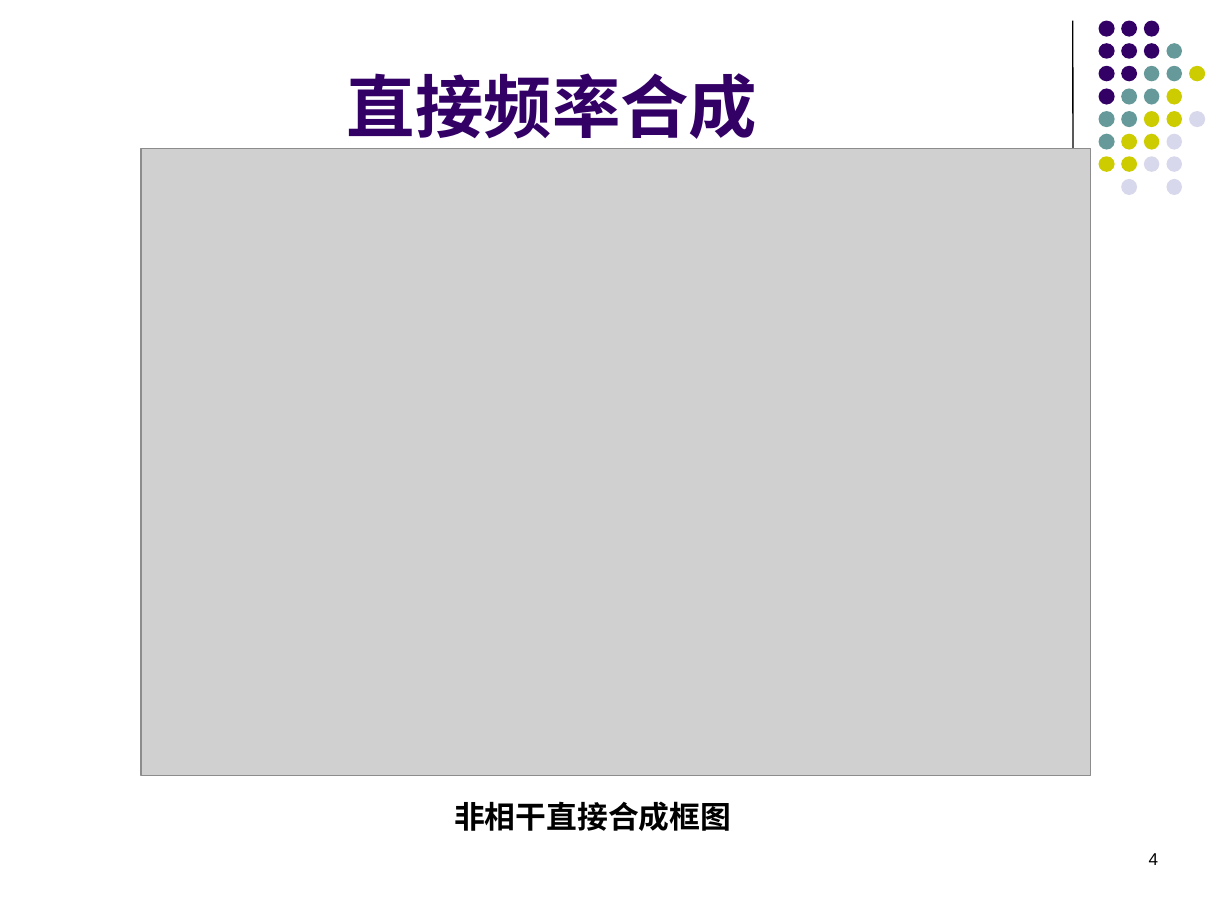
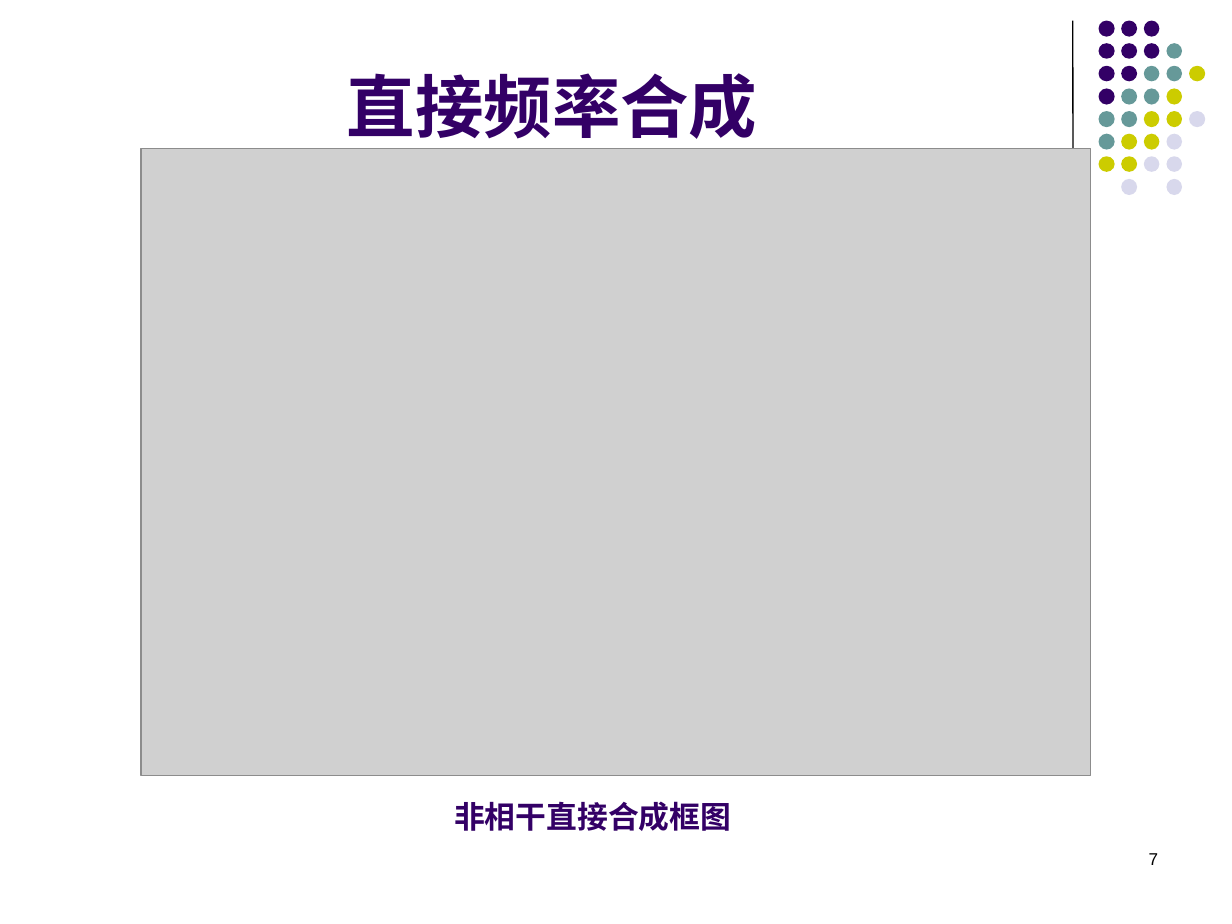
Before and after one commit to lyMeiSEU/ly_schoolhelper, a slide deck: slide 7 of 通信电子/第七章 频率合成器.pptx (slide 4 before the commit). Drawn at 1232x924 pixels with LibreOffice and Linux fonts; fonts in the diff are those of the drawing; grey boxes stand for pictures; background and template pictures are left out. Boxes give left, top, right and bottom in pixels: in the first picture for what was removed or moved away, otherwise in the second. Text is boxed around its words. In the diff, an @@ line names an element or a change of style, - is before the commit and + after.

```diff
--- a/通信电子/第七章 频率合成器.pptx
+++ b/通信电子/第七章 频率合成器.pptx
@@ text "非相干直接合成框图" at [454, 801, 731, 831]: text colour #000000 to #330066 @@
@@ page number at [1149, 853, 1159, 865]: text changed @@
-4
+7
```
Also in this commit, not shown: 12 other slides changed, 3 slides added, 39 other files.
